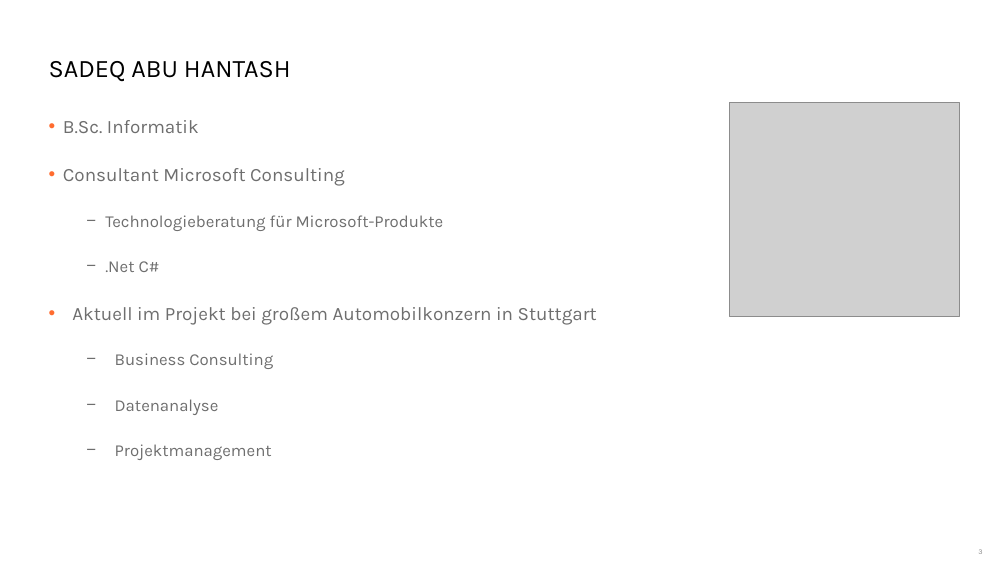
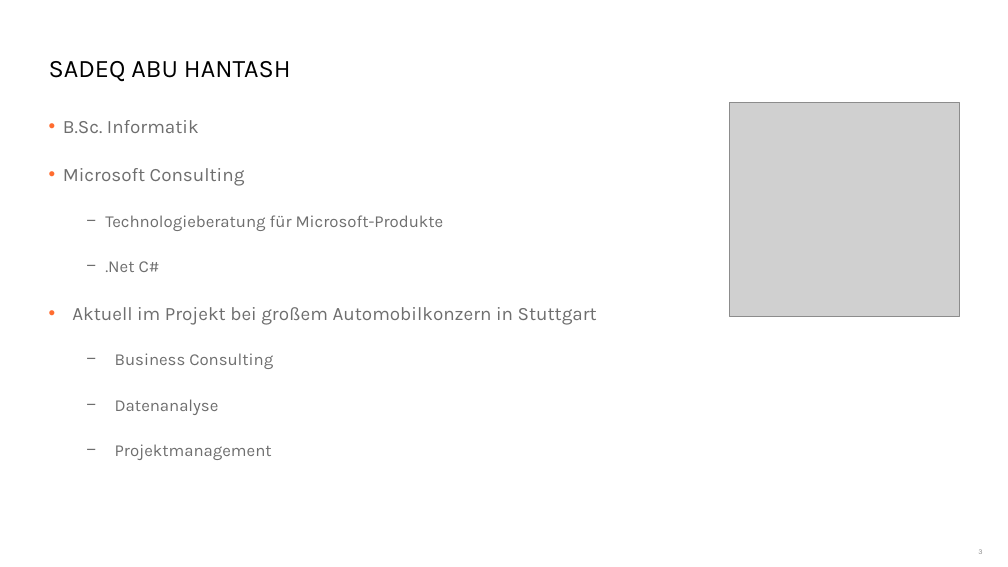
Before and after one commit to danielbeckmann/DotNETJumpStart, a slide deck: slide 3 of 01. Überblick/Überblick Workshop.pptx. Drawn at 1008x567 pixels with LibreOffice and Linux fonts; fonts in the diff are those of the drawing; grey boxes stand for pictures; background and template pictures are left out. Boxes give left, top, right and bottom in pixels: in the first picture for what was removed or moved away, otherwise in the second. Text is boxed around its words. In the diff, an @@ line names an element or a change of style, - is before the commit and + after.

```diff
--- a/01. Überblick/Überblick Workshop.pptx
+++ b/01. Überblick/Überblick Workshop.pptx
@@ text at (x1=63, y1=168, x2=245, y2=186): text changed @@
-• Consultant Microsoft Consulting
+• Microsoft Consulting
```
Also in this commit, not shown: 4 other slides changed, 1 slide added, 3 slides removed.
